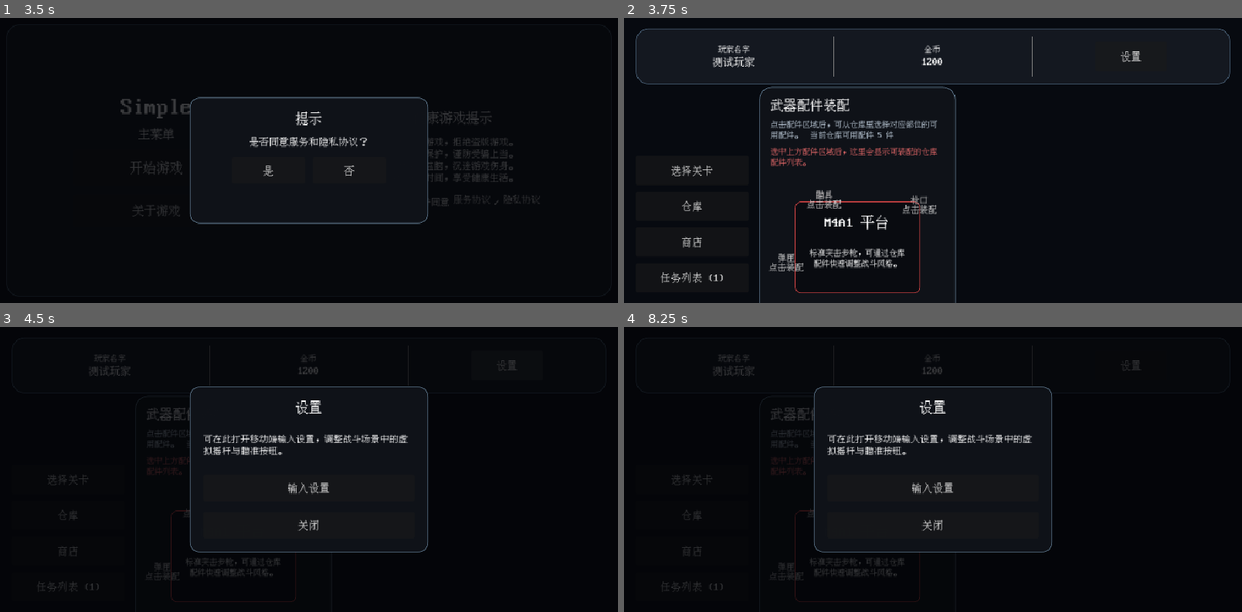
Above: before the commit, frames 1-4 (two rows, left to right).
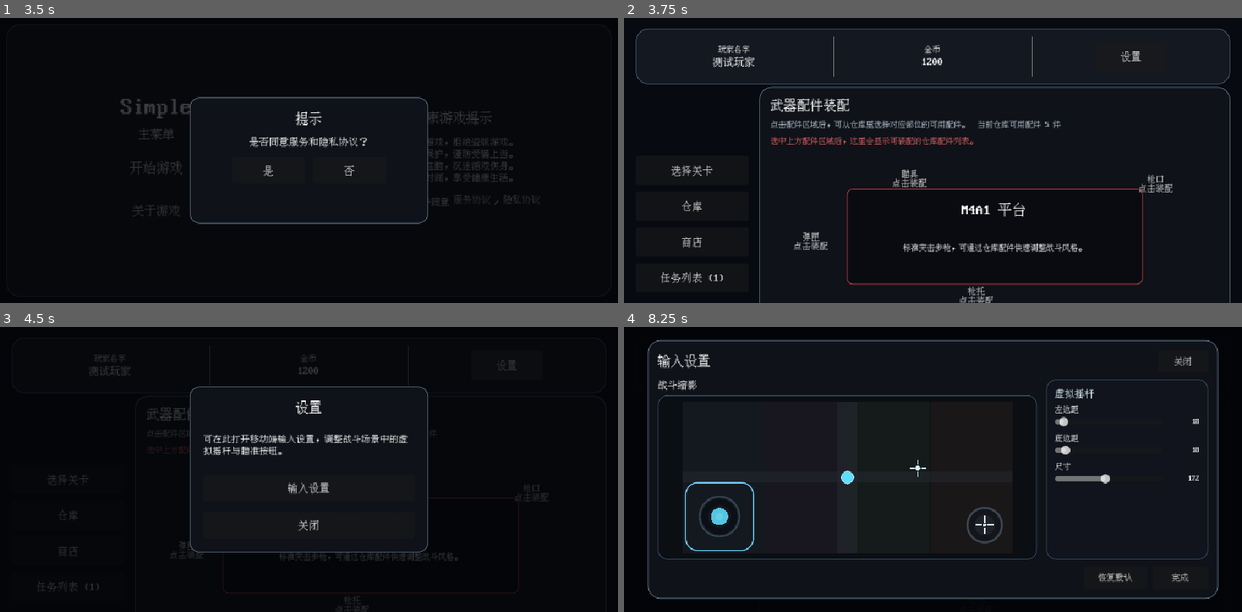
Above: after the commit, the same moments.

Repository: xunx-ii/Simple
Game: Godot game, scene res://scenes/main_menu.tscn
Two runs of this game, one before a commit and one after it. Both use one fixed random seed, a clock stepped at 60 frames per second and the inputs below.
Inputs (mouse positions are in pixels of both pictures, inside the frame that each line leads up to):
- Up to frame 1 (3.5 s): click "开始游戏" at 0.5 s; click "开始游戏" at 1.25 s; click "关于游戏" at 2 s; click (370, 203) at 2.75 s
- Up to frame 2 (3.75 s): click "是" at 3.5 s
- Up to frame 3 (4.5 s): click "设置" at 4.25 s
- Up to frame 4 (8.25 s): click "选择关卡" at 5 s; click "仓库" at 5.75 s; click "商店" at 6.5 s; click "任务列表 (1)" at 7.25 s; click "瞄具 点击装配" at 8 s

Frame 1 is identical in both runs. In frame 2, 5.9% of the frame differs, in the area x 23-99%, y 23-100%; in frame 3, 0.8%; in frame 4, 8.0%, in the area x 3-97%, y 4-97%.

Commit message:
修复大厅武器装配面板布局

Diff:
--- a/scripts/ui/lobby.gd
+++ b/scripts/ui/lobby.gd
@@ -72,6 +72,9 @@
 	if weapon_assembly_panel.has_signal("assembly_changed"):
 		weapon_assembly_panel.assembly_changed.connect(_on_weapon_assembly_changed)
 	weapon_assembly_host.add_child(weapon_assembly_panel)
+	weapon_assembly_panel.set_anchors_and_offsets_preset(Control.PRESET_FULL_RECT)
+	weapon_assembly_panel.anchor_right = 1.0
+	weapon_assembly_panel.anchor_bottom = 1.0
 
 	_setup_bottom_buttons()
 
--- a/scripts/ui/weapon_assembly_panel.gd
+++ b/scripts/ui/weapon_assembly_panel.gd
@@ -32,6 +32,13 @@
 
 
 func _ready() -> void:
+	anchors_preset = PRESET_FULL_RECT
+	anchor_right = 1.0
+	anchor_bottom = 1.0
+	offset_left = 0.0
+	offset_top = 0.0
+	offset_right = 0.0
+	offset_bottom = 0.0
 	size_flags_horizontal = Control.SIZE_EXPAND_FILL
 	size_flags_vertical = Control.SIZE_EXPAND_FILL
 	mouse_filter = Control.MOUSE_FILTER_STOP
@@ -134,12 +141,14 @@
 	var detail_row := HBoxContainer.new()
 	detail_row.custom_minimum_size = Vector2(0.0, 160.0)
 	detail_row.size_flags_horizontal = Control.SIZE_EXPAND_FILL
+	detail_row.size_flags_vertical = Control.SIZE_EXPAND_FILL
 	detail_row.add_theme_constant_override("separation", 12)
 	root_layout.add_child(detail_row)
 
 	var stat_panel := PanelContainer.new()
 	stat_panel.size_flags_horizontal = Control.SIZE_EXPAND_FILL
 	stat_panel.size_flags_vertical = Control.SIZE_EXPAND_FILL
+	stat_panel.size_flags_stretch_ratio = 0.95
 	stat_panel.add_theme_stylebox_override(
 		"panel",
 		UIThemeHelperScript.build_panel_style(Color(0.043, 0.054, 0.074, 1.0), 14, Color(0.23, 0.34, 0.42, 1.0))
@@ -176,6 +185,7 @@
 	var attachment_panel := PanelContainer.new()
 	attachment_panel.size_flags_horizontal = Control.SIZE_EXPAND_FILL
 	attachment_panel.size_flags_vertical = Control.SIZE_EXPAND_FILL
+	attachment_panel.size_flags_stretch_ratio = 1.25
 	attachment_panel.add_theme_stylebox_override(
 		"panel",
 		UIThemeHelperScript.build_panel_style(Color(0.043, 0.054, 0.074, 1.0), 14, Color(0.23, 0.34, 0.42, 1.0))
@@ -429,10 +439,13 @@
 	if root_size.x <= 0.0 or root_size.y <= 0.0:
 		return
 
-	var weapon_size := Vector2(root_size.x * 0.72, clampf(root_size.y * 0.54, 132.0, 184.0))
+	var weapon_size := Vector2(
+		clampf(root_size.x * 0.66, 340.0, root_size.x - 120.0),
+		clampf(root_size.y * 0.46, 144.0, 210.0)
+	)
 	weapon_frame.position = Vector2(
 		(root_size.x - weapon_size.x) * 0.5,
-		(root_size.y - weapon_size.y) * 0.35
+		clampf((root_size.y - weapon_size.y) * 0.46, 54.0, root_size.y - weapon_size.y - 54.0)
 	)
 	weapon_frame.size = weapon_size
 
